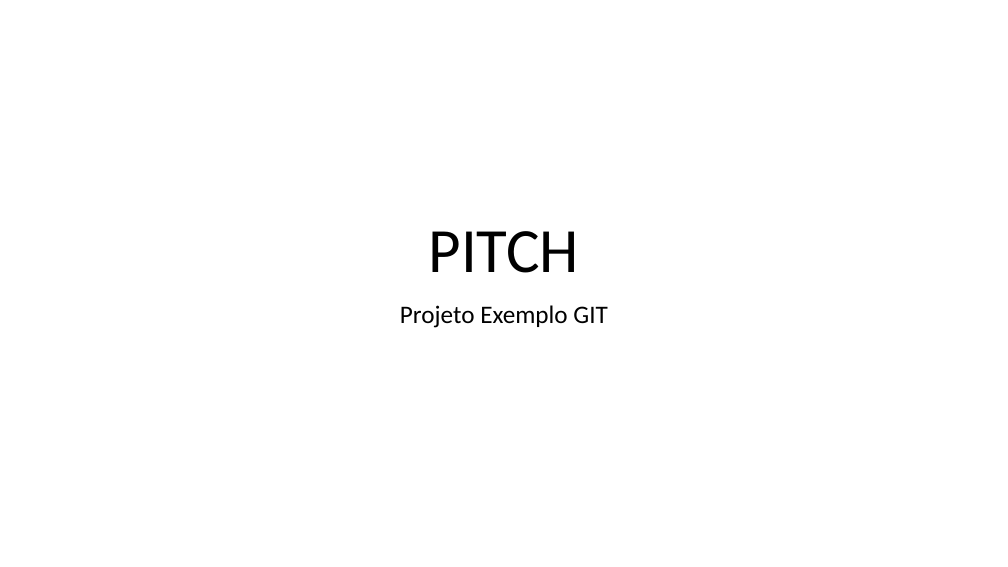
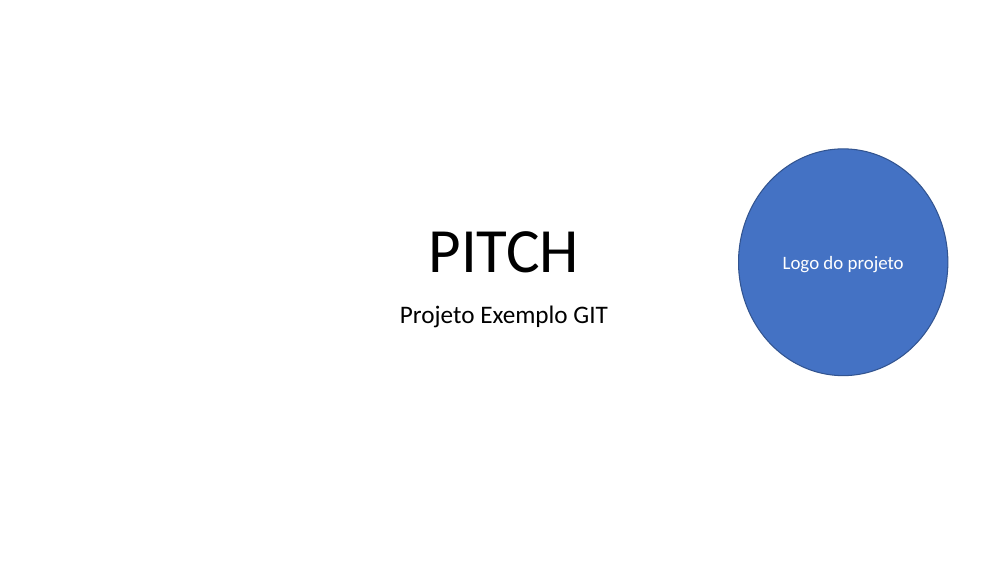
Before and after one commit to TiagoAlcan/3SIT-ExemploGIT-2024, a slide deck: slide 1 of PastaDocumentos/PITCH.pptx. Drawn at 1008x567 pixels with LibreOffice and Linux fonts; fonts in the diff are those of the drawing. Boxes give left, top, right and bottom in pixels: in the first picture for what was removed or moved away, otherwise in the second. Text is boxed around its words. In the diff, an @@ line names an element or a change of style, - is before the commit and + after.

Commit message:
2a versão do PITCH com LOGO adicionado

```diff
--- a/PastaDocumentos/PITCH.pptx
+++ b/PastaDocumentos/PITCH.pptx
@@ ellipse added at (739,149,948,376), fill #4472C4, outline #325491 1 pt, 18 pt, text #FFFFFF @@
+Logo do projeto
```
